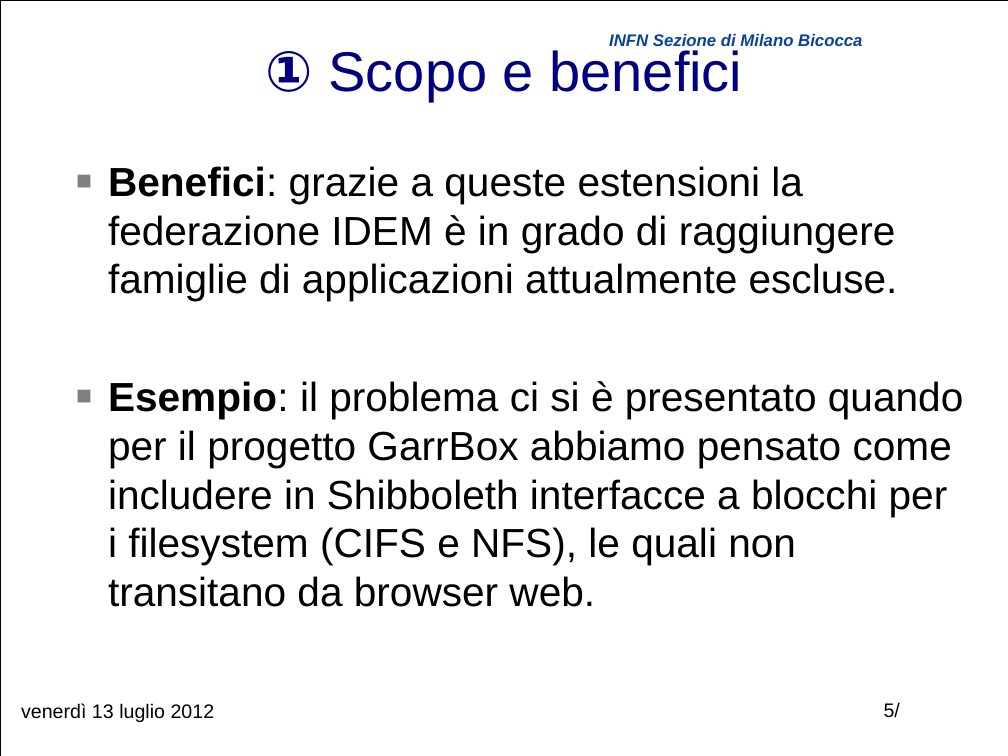
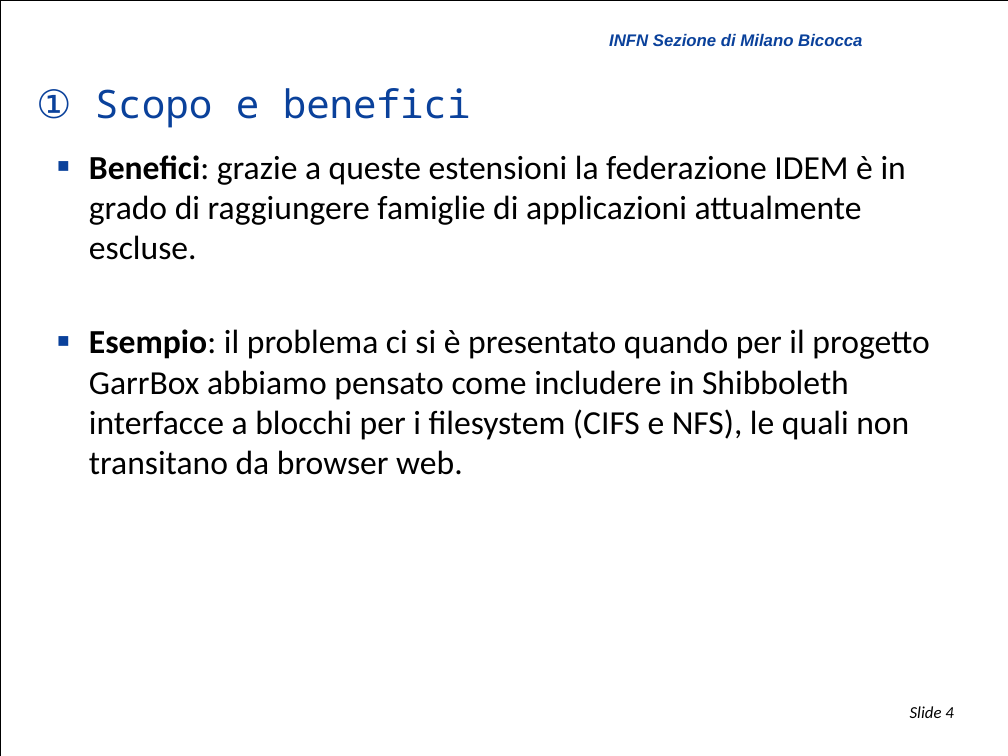
Before and after one commit to biancini/Shibboleth-Authentication, a slide deck: slide 4 of ShibbolethExtensions.pptx (slide 5 before the commit). Drawn at 1008x756 pixels with LibreOffice and Linux fonts; fonts in the diff are those of the drawing; background and template pictures are left out. Boxes give left, top, right and bottom in pixels: in the first picture for what was removed or moved away, otherwise in the second. Text is boxed around its words. In the diff, an @@ line names an element or a change of style, - is before the commit and + after.

```diff
--- a/ShibbolethExtensions.pptx
+++ b/ShibbolethExtensions.pptx
@@ title "① Scopo e benefici" moved from (x1=266, y1=50, x2=742, y2=101) to (x1=36, y1=88, x2=471, y2=128) @@
@@ title "① Scopo e benefici" at (x1=36, y1=88, x2=471, y2=128): size 40 to 28 pt, font Arial to Noto Sans Mono, text colour #000080 to #0A419B; bold off in "①"; alignment centre to left; line spacing 1 to 0.9 @@
@@ text "Benefici: grazie a queste estensioni ..." moved from (x1=108, y1=166, x2=963, y2=607) to (x1=89, y1=155, x2=929, y2=475) @@
@@ text "Benefici: grazie a queste estensioni ..." at (x1=89, y1=155, x2=929, y2=475): size 29 to 24 pt, font Arial to Calibri; list level 1 to 2 in "Benefici: grazie a queste estensioni ..."; bullet colour #808080 to #0A419B; indent changed; less space between paragraphs @@
@@ text removed at (x1=21, y1=703, x2=215, y2=722) @@
-venerdì 13 luglio 2012
@@ page number removed at (x1=884, y1=702, x2=900, y2=718) @@
-5/
@@ page number added at (x1=910, y1=706, x2=953, y2=718), 12 pt, text #000000, italic @@
+Slide 4
```
Also in this commit, not shown: 12 other slides changed, 1 slide removed, 1 other file.
